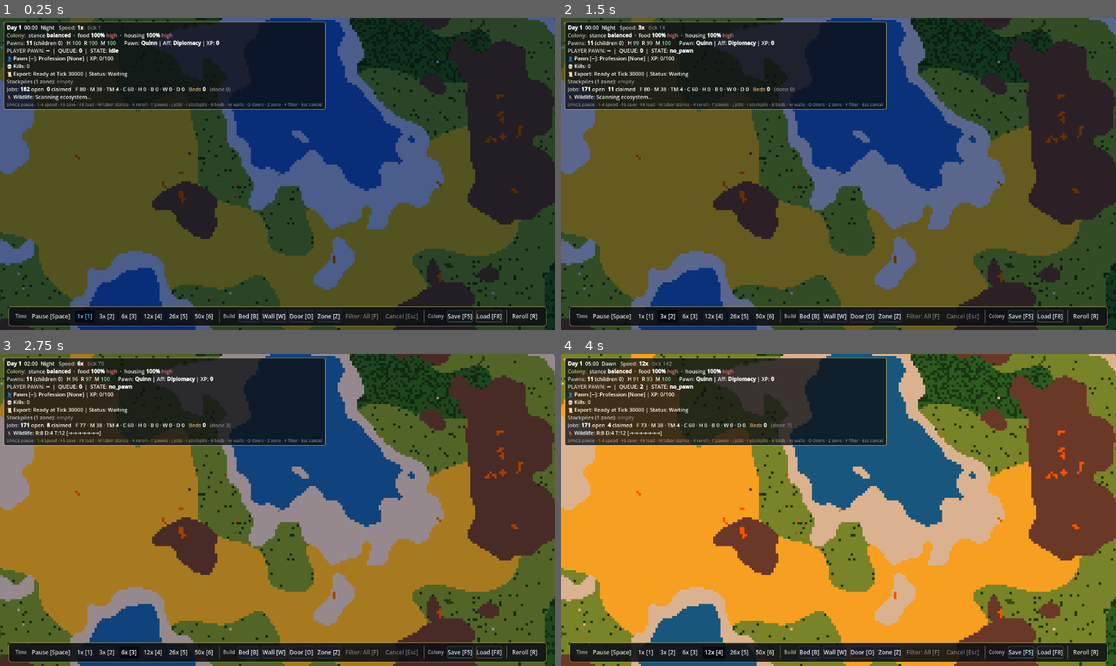
Above: before the commit, frames 1-4 (two rows, left to right).
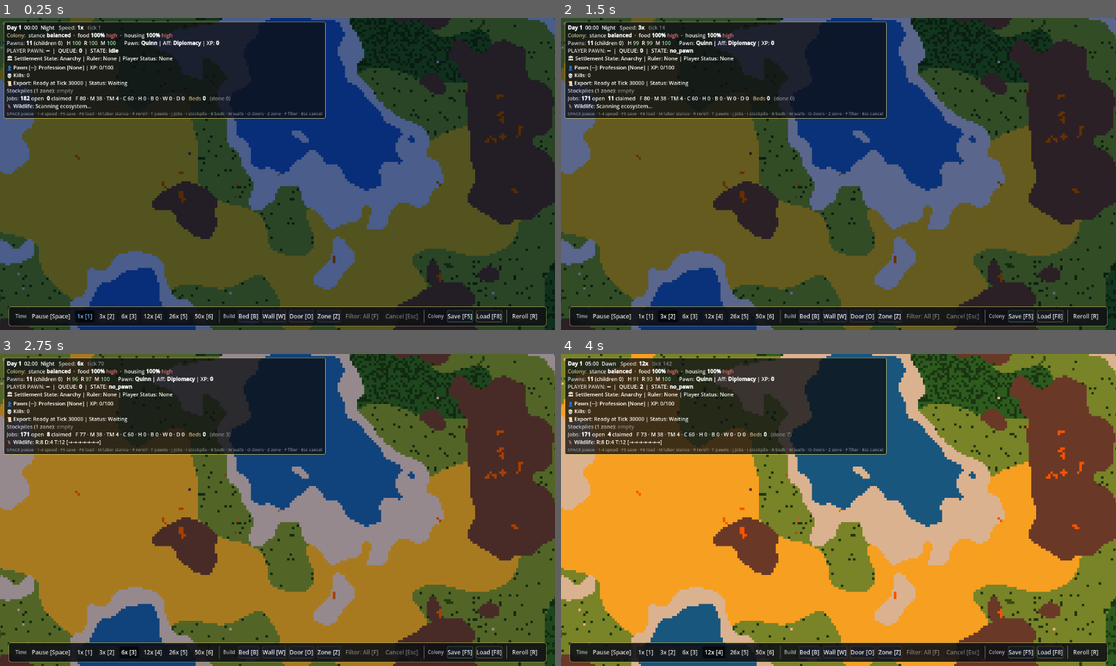
Above: after the commit, the same moments.

Repository: PVAGR/HeelKawn1
Game: Godot game, scene res://scenes/main/Main.tscn
The game is run twice, just before and just after one commit, with the same random seed, the same clock (stepped at 60 frames per second) and the same inputs.
Inputs (mouse positions are in pixels of both pictures, inside the frame that each line leads up to):
- Up to frame 1 (0.25 s): no input
- Up to frame 2 (1.5 s): click "1x [1]" at 0.5 s; click "3x [2]" at 1.25 s
- Up to frame 3 (2.75 s): click "6x [3]" at 2 s
- Up to frame 4 (4 s): tap Enter at 2.75, 2.85 s; move the mouse to (960, 494) at 2.77 s; hold Right (ui_right) 2.78-3.5 s; click (960, 494) at 2.92 s; tap Space at 3.02 s; click "12x [4]" at 3.5 s

The runs differ from the first frame. In frame 1, 3.7% of the frame differs, in the area x 0-59%, y 12-33%; in frame 2, 3.6%; in frame 3, 3.6%; in frame 4, 3.7%.

Commit message:
Phase 11 emergent governance and authority system
Add deterministic influence scoring and settlement governance detection (monarchy/council/anarchy), record governance changes in WorldMemory, and gate player edict commands behind ruler status with HUD politics readouts.

Made-with: Cursor

Diff:
--- a/autoloads/SettlementMemory.gd
+++ b/autoloads/SettlementMemory.gd
@@ -26,6 +26,8 @@
 var _region_state: Dictionary = {}
 ## region_key -> settlement center_region key (derived cache for O(1) intent joins)
 var _region_center: Dictionary = {}
+## center_region -> governance snapshot hash for change detection.
+var _governance_snapshot: Dictionary = {}
 
 
 func recompute(_world: World) -> void:
@@ -75,6 +77,7 @@
 			return false
 		return pa[0] < pb[0]
 	)
+	_update_governance_state()
 
 
 func _bfs_cluster(seed_value: int, in_eligible: Dictionary, visited: Dictionary) -> Array[int]:
@@ -422,3 +425,119 @@
 					if (reg as PackedInt32Array)[i] == region_key:
 						return (s as Dictionary).duplicate(true)
 	return null
+
+
+func _update_governance_state() -> void:
+	var pawns: Array[Pawn] = _living_pawns()
+	for i in range(settlements.size()):
+		if not (settlements[i] is Dictionary):
+			continue
+		var st: Dictionary = settlements[i]
+		var gov: Dictionary = _governance_for_settlement(st, pawns)
+		var center: int = int(st.get("center_region", -1))
+		st["governance_type"] = str(gov.get("type", "anarchy"))
+		st["current_ruler_id"] = int(gov.get("ruler_id", -1))
+		st["council_ids"] = gov.get("council_ids", PackedInt32Array())
+		settlements[i] = st
+		if center < 0:
+			continue
+		var snap: String = "%s|%d|%s" % [
+			st["governance_type"],
+			int(st["current_ruler_id"]),
+			str(st["council_ids"]),
+		]
+		if str(_governance_snapshot.get(center, "")) != snap:
+			_governance_snapshot[center] = snap
+			WorldMemory.record_event({
+				"type": "governance_change",
+				"settlement_id": center,
+				"new_ruler_id": int(st["current_ruler_id"]),
+				"governance_type": st["governance_type"],
+				"council_ids": st["council_ids"],
+				"tick": GameManager.tick_count,
+			})
+
+
+func _living_pawns() -> Array[Pawn]:
+	var out: Array[Pawn] = []
+	var tree: SceneTree = get_tree()
+	if tree == null:
+		return out
+	for n in tree.get_nodes_in_group("pawns"):
+		if n is Pawn and is_instance_valid(n):
+			out.append(n as Pawn)
+	return out
+
+
+func _governance_for_settlement(st: Dictionary, pawns: Array[Pawn]) -> Dictionary:
+	var regv: Variant = st.get("regions", PackedInt32Array())
+	if not (regv is PackedInt32Array):
+		return {"type": "anarchy", "ruler_id": -1, "council_ids": PackedInt32Array()}
+	var regions: PackedInt32Array = regv as PackedInt32Array
+	if regions.is_empty():
+		return {"type": "anarchy", "ruler_id": -1, "council_ids": PackedInt32Array()}
+	var region_set: Dictionary = {}
+	for rk in regions:
+		region_set[int(rk)] = true
+	var ranked: Array[Dictionary] = []
+	for p in pawns:
+		if p.data == null:
+			continue
+		var rk: int = WorldMemory._region_key(p.data.tile_pos.x, p.data.tile_pos.y)
+		if not region_set.has(rk):
+			continue
+		ranked.append({
+			"id": int(p.data.id),
+			"influence": float(p.data.influence),
+		})
+	if ranked.is_empty():
+		return {"type": "anarchy", "ruler_id": -1, "council_ids": PackedInt32Array()}
+	# Influence scales with local settlement population.
+	for rec in ranked:
+		var pid: int = int((rec as Dictionary).get("id", -1))
+		for p in pawns:
+			if p.data != null and int(p.data.id) == pid:
+				(rec as Dictionary)["influence"] = p.data.calculate_influence(ranked.size())
+				break
+	ranked.sort_custom(func(a: Dictionary, b: Dictionary) -> bool:
+		var ai: float = float(a.get("influence", 0.0))
+		var bi: float = float(b.get("influence", 0.0))
+		if not is_equal_approx(ai, bi):
+			return ai > bi
+		return int(a.get("id", 0)) < int(b.get("id", 0))
+	)
+	if ranked.size() >= 3:
+		var i0: float = float(ranked[0].influence)
+		var i1: float = float(ranked[1].influence)
+		var i2: float = float(ranked[2].influence)
+		if absf(i0 - i2) <= maxf(5.0, i0 * 0.05):
+			return {
+				"type": "council",
+				"ruler_id": -1,
+				"council_ids": PackedInt32Array([int(ranked[0].id), int(ranked[1].id), int(ranked[2].id)]),
+			}
+	# Even spread over all participants => anarchy.
+	var max_i: float = float(ranked[0].influence)
+	var min_i: float = float(ranked[ranked.size() - 1].influence)
+	if absf(max_i - min_i) <= maxf(3.0, max_i * 0.03):
+		return {"type": "anarchy", "ruler_id": -1, "council_ids": PackedInt32Array()}
+	return {"type": "monarchy", "ruler_id": int(ranked[0].id), "council_ids": PackedInt32Array()}
+
+
+func get_governance_profile_for_region(region_key: int) -> Dictionary:
+	var st_v: Variant = get_settlement_at_region(region_key)
+	if not (st_v is Dictionary):
+		return {"type": "anarchy", "ruler_id": -1, "council_ids": PackedInt32Array()}
+	var st: Dictionary = st_v as Dictionary
+	return {
+		"type": str(st.get("governance_type", "anarchy")),
+		"ruler_id": int(st.get("current_ruler_id", -1)),
+		"council_ids": st.get("council_ids", PackedInt32Array()),
+	}
+
+
+func is_pawn_current_ruler(pawn_id: int) -> bool:
+	for st in settlements:
+		if st is Dictionary and int((st as Dictionary).get("current_ruler_id", -1)) == pawn_id:
+			return true
+	return false
--- a/scenes/main/Main.gd
+++ b/scenes/main/Main.gd
@@ -95,6 +95,7 @@
 ## Generational turnover (v1): one new pawn per this many ticks if population > 0.
 const GENERATION_TICKS: int = 30000
 const REPRODUCTION_CHECK_INTERVAL_TICKS: int = 300
+const INFLUENCE_UPDATE_INTERVAL_TICKS: int = 500
 ## Deterministic rebirth cadence (tick-gated, no frame-time).
 const REBIRTH_CHECK_INTERVAL_TICKS: int = 2000
 ## Ecosystems (hunt) stay inert until this tick (world gen / reroll / load).
@@ -461,6 +462,8 @@
 	_maybe_generational_turnover()
 	if tick % REPRODUCTION_CHECK_INTERVAL_TICKS == 0:
 		_process_reproduction_tick()
+	if tick % INFLUENCE_UPDATE_INTERVAL_TICKS == 0:
+		_update_pawn_influence_tick()
 	if is_instance_valid(_world):
 		call_deferred("_flush_road_memory_dirty_tiles")
 
@@ -519,6 +522,18 @@
 		if p.attempt_reproduction():
 			# Limit to one birth per check window for stability.
 			return
+
+
+func _update_pawn_influence_tick() -> void:
+	if _pawn_spawner == null:
+		return
+	var living: Array[Pawn] = []
+	for p in _pawn_spawner.pawns:
+		if p != null and is_instance_valid(p) and p.data != null:
+			living.append(p)
+	var population: int = living.size()
+	for p in living:
+		p.data.calculate_influence(population)
 
 
 ## Best region: max [CulturalMemory] reputation, then min [WorldPersistence] scar, then lowest region_key.
@@ -1181,6 +1196,35 @@
 	if _player_pawn == null or not is_instance_valid(_player_pawn) or _player_pawn.data == null:
 		return 0
 	return int(_player_pawn.data.profession_progress_xp())
+
+
+func get_player_governance_profile() -> Dictionary:
+	if _player_pawn == null or not is_instance_valid(_player_pawn) or _player_pawn.data == null:
+		return {"type": "anarchy", "ruler_name": "None", "player_status": "None", "edicts_unlocked": false}
+	var rk: int = WorldMemory._region_key(_player_pawn.data.tile_pos.x, _player_pawn.data.tile_pos.y)
+	var gov: Dictionary = SettlementMemory.get_governance_profile_for_region(rk)
+	var gtype: String = str(gov.get("type", "anarchy"))
+	var rid: int = int(gov.get("ruler_id", -1))
+	var ruler_name: String = "None"
+	if rid >= 0 and _pawn_spawner != null:
+		for p in _pawn_spawner.pawns:
+			if p != null and is_instance_valid(p) and p.data != null and int(p.data.id) == rid:
+				ruler_name = p.data.display_name
+				break
+	var status: String = "Rebel"
+	var pid: int = int(_player_pawn.data.id)
+	if rid < 0:
+		status = "Rebel"
+	elif rid == pid:
+		status = "Ruler"
+	else:
+		status = "Loyalist"
+	return {
+		"type": gtype,
+		"ruler_name": ruler_name,
+		"player_status": status,
+		"edicts_unlocked": status == "Ruler",
+	}
 
 
 func get_wildlife_snapshot_for_diagnostic() -> Dictionary:
--- a/scripts/pawn/Pawn.gd
+++ b/scripts/pawn/Pawn.gd
@@ -192,6 +192,7 @@
 ## Failsafe log once: pawn standing on a tile A* now marks as solid.
 var _reported_stuck: bool = false
 var _next_reproduction_tick: int = 0
+var _active_edict: String = ""
 var _rest_level: int = 0
 var _mood_level: int = 0
 
@@ -878,6 +879,66 @@
 			best = p
 			best_d2 = d2
 	return best
+
+
+func is_current_ruler() -> bool:
+	if data == null:
+		return false
+	return SettlementMemory.is_pawn_current_ruler(int(data.id))
+
+
+func issue_edict(edict_key: String) -> bool:
+	if data == null or not is_current_ruler():
+		return false
+	_active_edict = edict_key
+	WorldMemory.record_event({
+		"type": "edict_issued",
+		"pawn_id": int(data.id),
+		"edict": edict_key,
+		"tick": GameManager.tick_count,
+	})
+	# Nearby settlement effect stub: influence nudges by edict type.
+	for n in get_tree().get_nodes_in_group("pawns"):
+		if not (n is Pawn):
+			continue
+		var p: Pawn = n as Pawn
+		if p == self or p.data == null:
+			continue
+		if p.position.distance_squared_to(position) > 90.0 * 90.0:
+			continue
+		match edict_key:
+			"focus_farming":
+				p.data.skills["farming"] = int(p.data.skills.get("farming", 0)) + 1
+			"draft_soldiers":
+				p.data.skills["combat"] = int(p.data.skills.get("combat", 0)) + 1
+	return true
+
+
+func abdicate() -> bool:
+	if data == null or not is_current_ruler():
+		return false
+	data.influence = 0.0
+	WorldMemory.record_event({
+		"type": "abdicate",
+		"pawn_id": int(data.id),
+		"tick": GameManager.tick_count,
+	})
+	return true
+
+
+func pledge_loyalty(target_ruler: Pawn) -> bool:
+	if data == null or target_ruler == null or target_ruler.data == null:
+		return false
+	if not target_ruler.is_current_ruler():
+		return false
+	target_ruler.data.influence += 5.0
+	WorldMemory.record_event({
+		"type": "pledge_loyalty",
+		"pawn_id": int(data.id),
+		"target_ruler_id": int(target_ruler.data.id),
+		"tick": GameManager.tick_count,
+	})
+	return true
 
 
 func _tick_walking() -> void:
--- a/scripts/pawn/PawnData.gd
+++ b/scripts/pawn/PawnData.gd
@@ -82,6 +82,7 @@
 var parent_a_id: int = -1
 var parent_b_id: int = -1
 var children_count: int = 0
+var influence: float = 0.0
 
 ## Work-type allow list (RimWorld-style). If false, this pawn will not *claim*
 ## that class of open job. Eating, sleeping, and hauling are not jobs; they
@@ -399,6 +400,22 @@
 	if xp > 200:
 		return "Master"
 	return ""
+
+
+func total_tracked_xp() -> int:
+	var total: int = 0
+	for k in skills:
+		total += int(skills[k])
+	return total
+
+
+func calculate_influence(population: int) -> float:
+	var base_xp: float = float(total_tracked_xp())
+	var dip_bonus: float = float(affinities.get("diplomacy", 0.5)) * 2.0
+	var combat_bonus: float = float(affinities.get("combat", 0.5)) * 1.5
+	var pop_mult: float = 1.0 + maxf(0.0, float(maxi(1, population) - 1) * 0.02)
+	influence = (base_xp + dip_bonus + combat_bonus) * pop_mult
+	return influence
 
 
 ## Multiplier applied to work ticks (low health and fatigue slow labour).
@@ -495,6 +512,7 @@
 		"parent_a_id": parent_a_id,
 		"parent_b_id": parent_b_id,
 		"children_count": children_count,
+		"influence": influence,
 		"work_forage": work_forage,
 		"work_mine": work_mine,
 		"work_chop": work_chop,
@@ -560,6 +578,7 @@
 	p.parent_a_id = int(d.get("parent_a_id", -1))
 	p.parent_b_id = int(d.get("parent_b_id", -1))
 	p.children_count = int(d.get("children_count", 0))
+	p.influence = float(d.get("influence", 0.0))
 	p.work_forage = bool(d.get("work_forage", true))
 	p.work_mine = bool(d.get("work_mine", true))
 	p.work_chop = bool(d.get("work_chop", true))
--- a/scripts/pawn/PlayerInputBuffer.gd
+++ b/scripts/pawn/PlayerInputBuffer.gd
@@ -11,6 +11,7 @@
 const ACTION_INTERACT: int = 5
 
 var _intent_queue: Array[int] = []
+var _command_queue: Array[String] = []
 var _last_action_state: String = "idle"
 
 signal intent_ready(action_id: int)
@@ -41,6 +42,11 @@
 
 
 func process_next_tick(pawn: Node) -> bool:
+	if not _command_queue.is_empty():
+		var cmd: String = _command_queue.pop_front()
+		var did_cmd: bool = _execute_command(pawn, cmd)
+		_last_action_state = "cmd_%s" % cmd if did_cmd else "cmd_blocked"
+		return did_cmd
 	if _intent_queue.is_empty():
 		_last_action_state = "idle"
 		return false
@@ -94,7 +100,16 @@
 
 
 func get_queue_size() -> int:
-	return _intent_queue.size()
+	return _intent_queue.size() + _command_queue.size()
+
+
+func enqueue_chat_command(command: String) -> void:
+	var c: String = command.strip_edges().to_lower()
+	if c == "":
+		return
+	if _command_queue.size() >= MAX_QUEUE_SIZE:
+		_command_queue.pop_front()
+	_command_queue.append(c)
 
 
 func get_last_action_state() -> String:
@@ -136,3 +151,45 @@
 			return "interact"
 		_:
 			return "unknown"
+
+
+func _execute_command(pawn: Node, command: String) -> bool:
+	if pawn == null or not is_instance_valid(pawn):
+		return false
+	if command == "!abdicate":
+		return bool(pawn.call("abdicate")) if pawn.has_method("abdicate") else false
+	if command.begins_with("!edict "):
+		if not pawn.has_method("issue_edict"):
+			return false
+		var parts: PackedStringArray = command.split(" ")
+		if parts.size() < 2:
+			return false
+		return bool(pawn.call("issue_edict", parts[1]))
+	if command == "!pledge_loyalty":
+		if not pawn.has_method("pledge_loyalty"):
+			return false
+		var target: Pawn = _nearest_ruler(pawn as Pawn)
+		if target == null:
+			return false
+		return bool(pawn.call("pledge_loyalty", target))
+	return false
+
+
+func _nearest_ruler(pawn: Pawn) -> Pawn:
+	if pawn == null:
+		return null
+	var best: Pawn = null
+	var best_d2: float = INF
+	for n in pawn.get_tree().get_nodes_in_group("pawns"):
+		if not (n is Pawn):
+			continue
+		var p: Pawn = n as Pawn
+		if p.data == null:
+			continue
+		if not SettlementMemory.is_pawn_current_ruler(int(p.data.id)):
+			continue
+		var d2: float = p.position.distance_squared_to(pawn.position)
+		if d2 < best_d2:
+			best = p
+			best_d2 = d2
+	return best
--- a/scripts/ui/ColonyHUD.gd
+++ b/scripts/ui/ColonyHUD.gd
@@ -160,6 +160,7 @@
 	lines.append(_colony_state_line())
 	lines.append(_pawn_line())
 	lines.append(_player_status_line())
+	lines.append(_politics_line())
 	lines.append(_skill_line())
 	lines.append(_kill_line())
 	lines.append(_export_status_line())
@@ -428,6 +429,27 @@
 	return "💀 Kills: %d" % int(main_node.get_kill_count())
 
 
+func _politics_line() -> String:
+	var main_node: Main = get_tree().get_root().get_node_or_null("Main") as Main
+	if main_node == null:
+		return "🏛 Settlement State: Anarchy | Ruler: None | Player Status: None"
+	var gp: Dictionary = main_node.get_player_governance_profile()
+	var gtype_raw: String = str(gp.get("type", "anarchy"))
+	var gtype: String = "Anarchy"
+	if gtype_raw == "monarchy":
+		gtype = "Monarchy"
+	elif gtype_raw == "council":
+		gtype = "Council"
+	var base: String = "🏛 Settlement State: %s | Ruler: %s | Player Status: %s" % [
+		gtype,
+		str(gp.get("ruler_name", "None")),
+		str(gp.get("player_status", "None")),
+	]
+	if bool(gp.get("edicts_unlocked", false)):
+		base += " | EDICTS UNLOCKED"
+	return base
+
+
 func _sample_wildlife(current_tick: int) -> void:
 	var spawner: AnimalSpawner = null
 	if has_meta("animal_spawner"):
Not shown, changed: docs/SESSION_LOG.md
